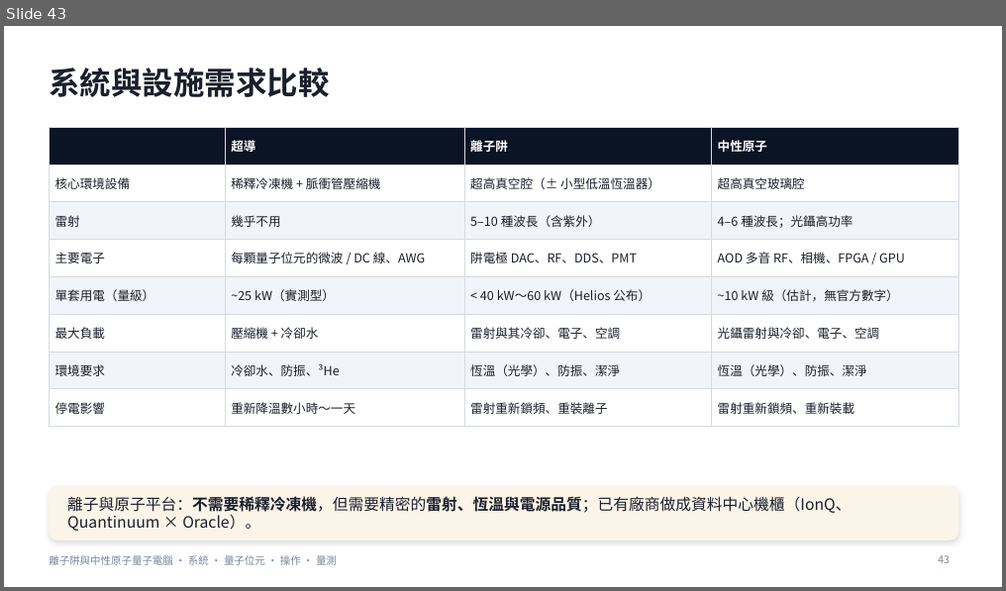
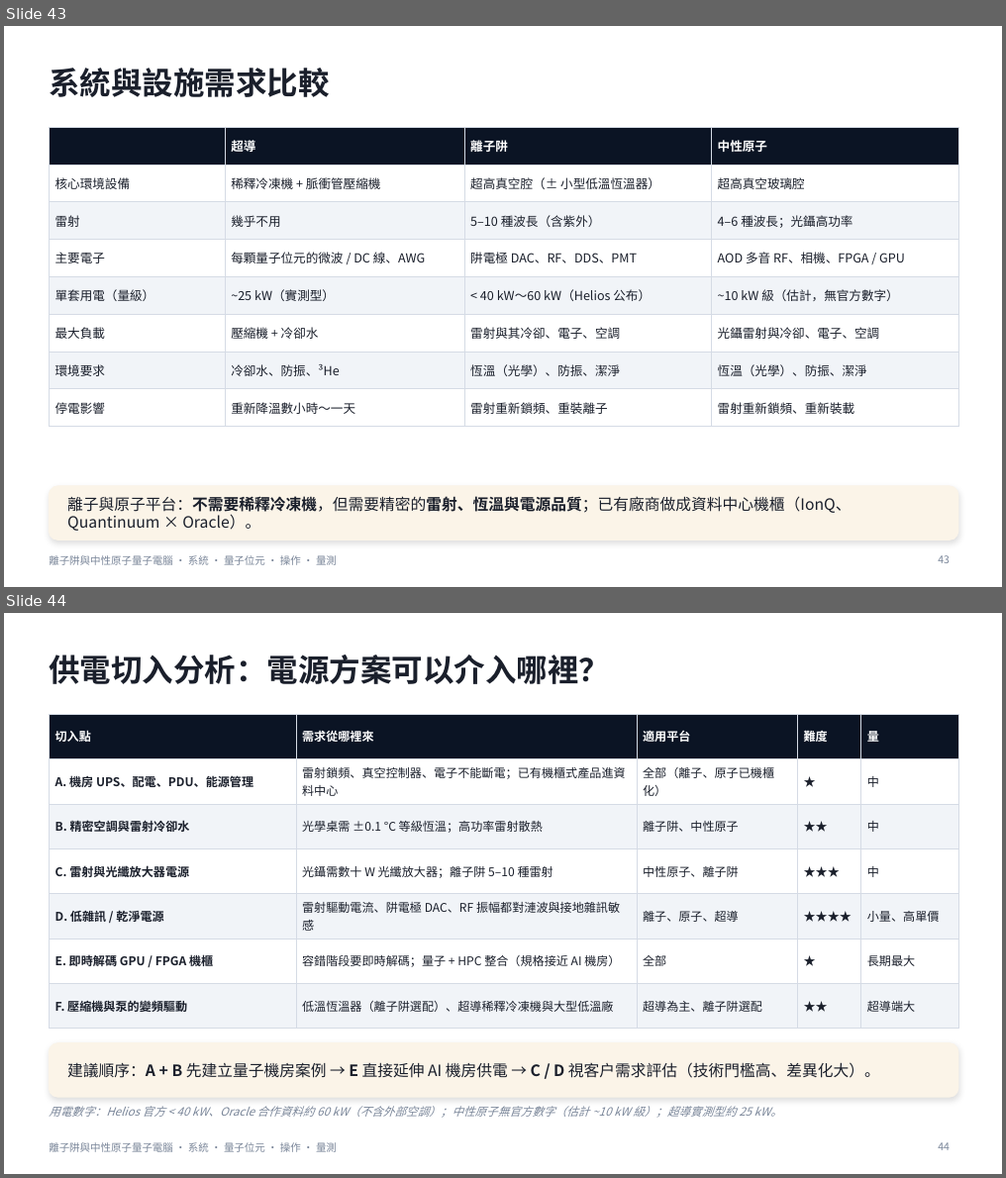
Before and after one commit to pcpcchen-coder/QuantumComputing, a slide deck: slides/Ion_NeutralAtom_Talk.pptx. Shown one above the other, each under a label of ours: slide 43 before the commit, slides 43 and 44 after it. The pictures are 1006x591 and 1006x1178 pixels, drawn with LibreOffice and Linux fonts; fonts in the diff are those of the drawing. Boxes give left, top, right and bottom in pixels: in the first picture for what was removed or moved away, otherwise in the second. Text is boxed around its words. In the diff, an @@ line names an element or a change of style, - is before the commit and + after.

```diff
--- a/slides/Ion_NeutralAtom_Talk.pptx
+++ b/slides/Ion_NeutralAtom_Talk.pptx
@@ slide 44 added at <box>4,613,1002,1174</box>, background #FFFFFF; not listed: 1 template element that a slide beside it also shows @@
@@ title added at <box>49,655,610,684</box>, 30 pt, text #1A1F2B, bold @@
+供電切入分析：電源方案可以介入哪裡？
@@ table added at <box>49,714,958,1018</box>, 7 rows, 5 columns @@
+切入點 | 需求從哪裡來 | 適用平台 | 難度 | 量
+A. 機房 UPS、配電、PDU、能源管理 | 雷射鎖頻、真空控制器、電子不能斷電；已有機櫃式產品進資料中心 | 全部（離子、原子已機櫃化） | ★ | 中
+B. 精密空調與雷射冷卻水 | 光學桌需 ±0.1 °C 等級恆溫；高功率雷射散熱 | 離子阱、中性原子 | ★★ | 中
+C. 雷射與光纖放大器電源 | 光鑷需數十 W 光纖放大器；離子阱 5–10 種雷射 | 中性原子、離子阱 | ★★★ | 中
+D. 低雜訊 / 乾淨電源 | 雷射驅動電流、阱電極 DAC、RF 振幅都對漣波與接地雜訊敏感 | 離子、原子、超導 | ★★★★ | 小量、高單價
+E. 即時解碼 GPU / FPGA 機櫃 | 容錯階段要即時解碼；量子 + HPC 整合（規格接近 AI 機房） | 全部 | ★ | 長期最大
+F. 壓縮機與泵的變頻驅動 | 低溫恆溫器（離子阱選配）、超導稀釋冷凍機與大型低溫廠 | 超導為主、離子阱選配 | ★★ | 超導端大
@@ rounded rectangle added at <box>49,1044,958,1097</box>, fill #FBF4E8, outline #FBF4E8 1 pt @@
@@ text added at <box>67,1062,880,1078</box>, 15 pt, text #1A1F2B @@
+建議順序：A + B 先建立量子機房案例 → E 直接延伸 AI 機房供電 → C / D 視客戶需求評估（技術門檻高、差異化大）。
@@ text added at <box>49,1106,782,1118</box>, 11 pt, text #7A8699, italic @@
+用電數字：Helios 官方 < 40 kW、Oracle 合作資料約 60 kW（不含外部空調）；中性原子無官方數字（估計 ~10 kW 級）；超導實測型約 25 kW。
@@ page number added at <box>938,1143,949,1151</box>, 10 pt, text #7A8699 @@
+44
```
Also in this commit, not shown: 1 slide changed, 4 other files.
